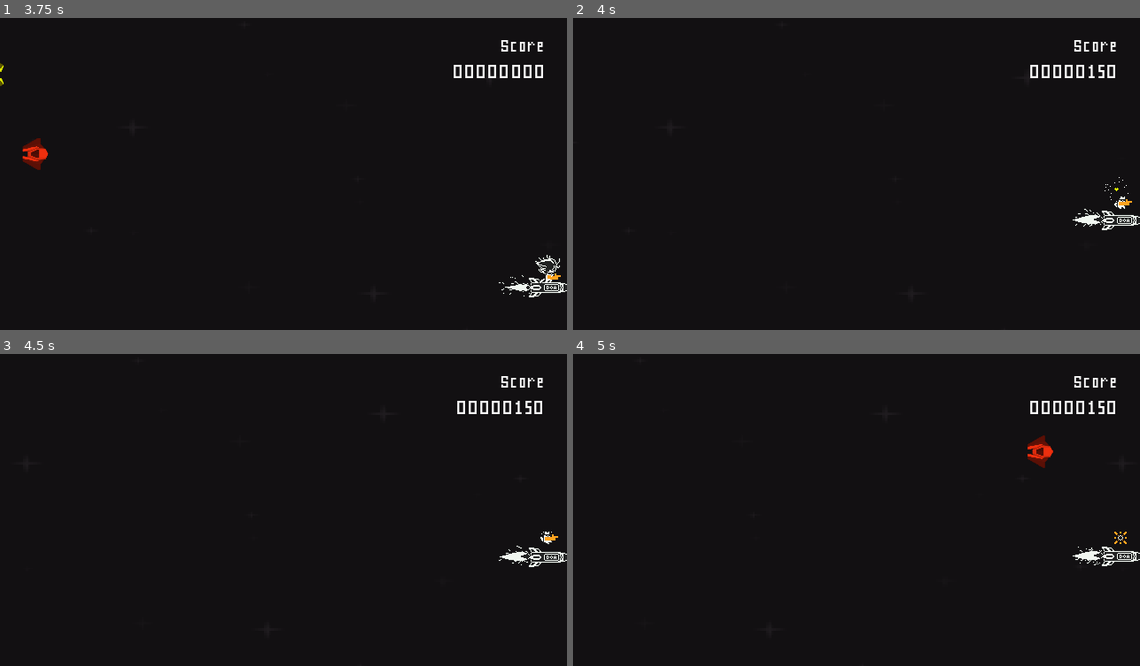
Above: before the commit, frames 1-4 (two rows, left to right).
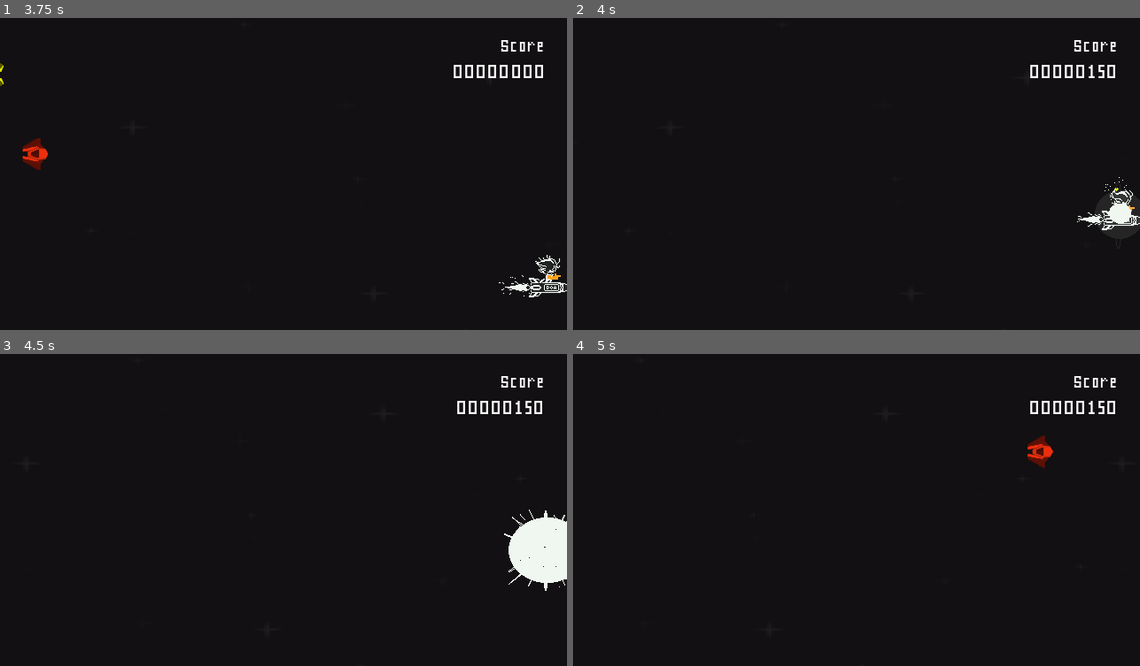
Above: after the commit, the same moments.

Repository: rnakkas/GodotSandbox
Game: Godot game, scene res://ShmupSandbox/Main/Scenes/main.tscn
The game is run twice, just before and just after one commit, with the same random seed, the same clock (stepped at 60 frames per second) and the same inputs.
Inputs (mouse positions are in pixels of both pictures, inside the frame that each line leads up to):
- Up to frame 1 (3.75 s): click "PLAY" at 0.5 s; move the mouse to (408, 155) at 1.27 s; hold D (move_right) 1.28-2.03 s; hold Space (shoot) 1.28-2.03 s; move the mouse to (170, 186) at 2.02 s; hold S (move_down) 2.03-2.78 s; tap Space (shoot) at 2.1, 3.6 s; move the mouse to (340, 102) at 2.77 s; hold D (move_right) 2.78-3.53 s; hold Space (shoot) 2.78-3.53 s; move the mouse to (255, 233) at 3.52 s; hold W (move_up) from 3.53 s (still down)
- Up to frame 2 (4 s): keep holding W (move_up)
- Up to frame 3 (4.5 s): move the mouse to (453, 553) at 4.27 s; release W (move_up) at 4.28 s; hold A (move_left) from 4.28 s (still down); hold Space (shoot) from 4.28 s (still down)
- Up to frame 4 (5 s): keep holding A (move_left); keep holding Space (shoot)

Frame 1 is identical in both runs. In frame 2, 0.4% of the frame differs, in the area x 88-100%, y 54-67%; in frame 3, 1.7%, in the area x 87-100%, y 49-76%; in frame 4, 0.3%.

Commit message:
added death animation

Diff:
--- a/ShmupSandbox/Player/Scenes/player_cat.tscn
+++ b/ShmupSandbox/Player/Scenes/player_cat.tscn
@@ -1,10 +1,10 @@
-[gd_scene load_steps=62 format=3 uid="uid://diqmrgjokhuyb"]
-
-[ext_resource type="Texture2D" uid="uid://bp43brerdsied" path="res://ShmupSandbox/Assets/Player/player_cat_sprite-v1.png" id="1_gdjmk"]
+[gd_scene load_steps=55 format=3 uid="uid://diqmrgjokhuyb"]
+
 [ext_resource type="Script" uid="uid://dkp2sd4d5myi" path="res://ShmupSandbox/Player/Scripts/player_cat.gd" id="1_m8806"]
 [ext_resource type="Texture2D" uid="uid://cc83l4ep22dak" path="res://ShmupSandbox/Assets/Player/muzzle_flash-v1.png" id="2_4ua8s"]
 [ext_resource type="Texture2D" uid="uid://b73e86kx0brmn" path="res://ShmupSandbox/Assets/Player/player_rocket-v1.png" id="3_wwta4"]
 [ext_resource type="Texture2D" uid="uid://ch2vyaqwwcs27" path="res://ShmupSandbox/Assets/Player/player_thruster-v1.png" id="4_uobwy"]
+[ext_resource type="Texture2D" uid="uid://de4bx2ufdb8mn" path="res://ShmupSandbox/Assets/Player/player_death-v1.png" id="5_unr50"]
 [ext_resource type="Texture2D" uid="uid://cxtlp1qpmmv15" path="res://ShmupSandbox/Assets/Player/player_cat_sprite-v2.png" id="5_uobwy"]
 
 [sub_resource type="AtlasTexture" id="AtlasTexture_15prd"]
@@ -135,70 +135,6 @@
 "speed": 12.0
 }]
 
-[sub_resource type="AtlasTexture" id="AtlasTexture_63x5m"]
-atlas = ExtResource("1_gdjmk")
-region = Rect2(0, 0, 32, 16)
-
-[sub_resource type="AtlasTexture" id="AtlasTexture_la8cv"]
-atlas = ExtResource("1_gdjmk")
-region = Rect2(32, 0, 32, 16)
-
-[sub_resource type="AtlasTexture" id="AtlasTexture_c22gi"]
-atlas = ExtResource("1_gdjmk")
-region = Rect2(64, 0, 32, 16)
-
-[sub_resource type="AtlasTexture" id="AtlasTexture_3ieww"]
-atlas = ExtResource("1_gdjmk")
-region = Rect2(96, 0, 32, 16)
-
-[sub_resource type="AtlasTexture" id="AtlasTexture_87rpy"]
-atlas = ExtResource("1_gdjmk")
-region = Rect2(128, 0, 32, 16)
-
-[sub_resource type="AtlasTexture" id="AtlasTexture_kxreh"]
-atlas = ExtResource("1_gdjmk")
-region = Rect2(160, 0, 32, 16)
-
-[sub_resource type="AtlasTexture" id="AtlasTexture_stxiy"]
-atlas = ExtResource("1_gdjmk")
-region = Rect2(192, 0, 32, 16)
-
-[sub_resource type="AtlasTexture" id="AtlasTexture_qgel6"]
-atlas = ExtResource("1_gdjmk")
-region = Rect2(224, 0, 32, 16)
-
-[sub_resource type="AtlasTexture" id="AtlasTexture_7idpd"]
-atlas = ExtResource("1_gdjmk")
-region = Rect2(256, 0, 32, 16)
-
-[sub_resource type="AtlasTexture" id="AtlasTexture_qes8l"]
-atlas = ExtResource("1_gdjmk")
-region = Rect2(288, 0, 32, 16)
-
-[sub_resource type="AtlasTexture" id="AtlasTexture_dk10s"]
-atlas = ExtResource("1_gdjmk")
-region = Rect2(320, 0, 32, 16)
-
-[sub_resource type="AtlasTexture" id="AtlasTexture_gm2ij"]
-atlas = ExtResource("1_gdjmk")
-region = Rect2(352, 0, 32, 16)
-
-[sub_resource type="AtlasTexture" id="AtlasTexture_wh1cf"]
-atlas = ExtResource("1_gdjmk")
-region = Rect2(384, 0, 32, 16)
-
-[sub_resource type="AtlasTexture" id="AtlasTexture_4jfh3"]
-atlas = ExtResource("1_gdjmk")
-region = Rect2(416, 0, 32, 16)
-
-[sub_resource type="AtlasTexture" id="AtlasTexture_k8t7p"]
-atlas = ExtResource("1_gdjmk")
-region = Rect2(448, 0, 32, 16)
-
-[sub_resource type="AtlasTexture" id="AtlasTexture_k00bc"]
-atlas = ExtResource("1_gdjmk")
-region = Rect2(480, 0, 32, 16)
-
 [sub_resource type="AtlasTexture" id="AtlasTexture_unr50"]
 atlas = ExtResource("5_uobwy")
 region = Rect2(0, 0, 32, 32)
@@ -241,59 +177,6 @@
 
 [sub_resource type="SpriteFrames" id="SpriteFrames_7hbcm"]
 animations = [{
-"frames": [{
-"duration": 1.0,
-"texture": SubResource("AtlasTexture_63x5m")
-}, {
-"duration": 1.0,
-"texture": SubResource("AtlasTexture_la8cv")
-}, {
-"duration": 1.0,
-"texture": SubResource("AtlasTexture_c22gi")
-}, {
-"duration": 1.0,
-"texture": SubResource("AtlasTexture_3ieww")
-}, {
-"duration": 1.0,
-"texture": SubResource("AtlasTexture_87rpy")
-}, {
-"duration": 1.0,
-"texture": SubResource("AtlasTexture_kxreh")
-}, {
-"duration": 1.0,
-"texture": SubResource("AtlasTexture_stxiy")
-}, {
-"duration": 1.0,
-"texture": SubResource("AtlasTexture_qgel6")
-}, {
-"duration": 1.0,
-"texture": SubResource("AtlasTexture_7idpd")
-}, {
-"duration": 1.0,
-"texture": SubResource("AtlasTexture_qes8l")
-}, {
-"duration": 1.0,
-"texture": SubResource("AtlasTexture_dk10s")
-}, {
-"duration": 1.0,
-"texture": SubResource("AtlasTexture_gm2ij")
-}, {
-"duration": 1.0,
-"texture": SubResource("AtlasTexture_wh1cf")
-}, {
-"duration": 1.0,
-"texture": SubResource("AtlasTexture_4jfh3")
-}, {
-"duration": 1.0,
-"texture": SubResource("AtlasTexture_k8t7p")
-}, {
-"duration": 1.0,
-"texture": SubResource("AtlasTexture_k00bc")
-}],
-"loop": false,
-"name": &"death",
-"speed": 12.0
-}, {
 "frames": [{
 "duration": 1.0,
 "texture": SubResource("AtlasTexture_unr50")
@@ -335,6 +218,76 @@
 "speed": 15.0
 }]
 
+[sub_resource type="AtlasTexture" id="AtlasTexture_63x5m"]
+atlas = ExtResource("5_unr50")
+region = Rect2(0, 0, 104, 96)
+
+[sub_resource type="AtlasTexture" id="AtlasTexture_la8cv"]
+atlas = ExtResource("5_unr50")
+region = Rect2(104, 0, 104, 96)
+
+[sub_resource type="AtlasTexture" id="AtlasTexture_c22gi"]
+atlas = ExtResource("5_unr50")
+region = Rect2(208, 0, 104, 96)
+
+[sub_resource type="AtlasTexture" id="AtlasTexture_3ieww"]
+atlas = ExtResource("5_unr50")
+region = Rect2(312, 0, 104, 96)
+
+[sub_resource type="AtlasTexture" id="AtlasTexture_87rpy"]
+atlas = ExtResource("5_unr50")
+region = Rect2(416, 0, 104, 96)
+
+[sub_resource type="AtlasTexture" id="AtlasTexture_kxreh"]
+atlas = ExtResource("5_unr50")
+region = Rect2(520, 0, 104, 96)
+
+[sub_resource type="AtlasTexture" id="AtlasTexture_stxiy"]
+atlas = ExtResource("5_unr50")
+region = Rect2(624, 0, 104, 96)
+
+[sub_resource type="AtlasTexture" id="AtlasTexture_qgel6"]
+atlas = ExtResource("5_unr50")
+region = Rect2(728, 0, 104, 96)
+
+[sub_resource type="SpriteFrames" id="SpriteFrames_7idpd"]
+animations = [{
+"frames": [{
+"duration": 1.0,
+"texture": SubResource("AtlasTexture_63x5m")
+}, {
+"duration": 1.0,
+"texture": SubResource("AtlasTexture_la8cv")
+}, {
+"duration": 1.0,
+"texture": SubResource("AtlasTexture_c22gi")
+}, {
+"duration": 1.0,
+"texture": SubResource("AtlasTexture_3ieww")
+}, {
+"duration": 1.0,
+"texture": SubResource("AtlasTexture_87rpy")
+}, {
+"duration": 1.0,
+"texture": SubResource("AtlasTexture_kxreh")
+}, {
+"duration": 1.0,
+"texture": SubResource("AtlasTexture_stxiy")
+}, {
+"duration": 1.0,
+"texture": SubResource("AtlasTexture_qgel6")
+}, {
+"duration": 1.0,
+"texture": null
+}, {
+"duration": 1.0,
+"texture": null
+}],
+"loop": false,
+"name": &"death",
+"speed": 12.0
+}]
+
 [sub_resource type="CapsuleShape2D" id="CapsuleShape2D_gdjmk"]
 radius = 5.0
 height = 14.0
@@ -404,12 +357,13 @@
 [sub_resource type="CircleShape2D" id="CircleShape2D_uobwy"]
 radius = 15.0333
 
-[node name="player_cat" type="CharacterBody2D"]
+[node name="player_cat" type="CharacterBody2D" node_paths=PackedStringArray("sprites_list")]
 collision_mask = 28
 script = ExtResource("1_m8806")
 _acceleration = 1800.0
 _damping = 2000.0
 fire_rate = 5.0
+sprites_list = [NodePath("rocket"), NodePath("rocket/thruster"), NodePath("rocket/body"), NodePath("death"), NodePath("muzzle/muzzle_flash")]
 
 [node name="rocket" type="AnimatedSprite2D" parent="."]
 unique_name_in_owner = true
@@ -427,10 +381,18 @@
 unique_name_in_owner = true
 z_index = 1
 position = Vector2(-0.95238, -24.2381)
-scale = Vector2(1, 1)
 sprite_frames = SubResource("SpriteFrames_7hbcm")
 animation = &"idle"
 autoplay = "idle"
+
+[node name="death" type="AnimatedSprite2D" parent="."]
+unique_name_in_owner = true
+visible = false
+position = Vector2(-11, -6)
+sprite_frames = SubResource("SpriteFrames_7idpd")
+animation = &"death"
+frame = 9
+frame_progress = 1.0
 
 [node name="collider_body" type="CollisionShape2D" parent="."]
 position = Vector2(-1.19209e-07, -16)
@@ -453,7 +415,7 @@
 position = Vector2(8, 1)
 scale = Vector2(1.8, 1.8)
 sprite_frames = SubResource("SpriteFrames_gdjmk")
-animation = &"shoot"
+animation = &"idle"
 autoplay = "idle"
 
 [node name="hurtbox" type="Area2D" parent="."]
--- a/ShmupSandbox/Player/Scripts/player_cat.gd
+++ b/ShmupSandbox/Player/Scripts/player_cat.gd
@@ -14,6 +14,9 @@
 @onready var rocket : AnimatedSprite2D = %rocket
 @onready var thruster : AnimatedSprite2D = %thruster
 @onready var muzzle_flash: AnimatedSprite2D = %muzzle_flash
+@onready var death : AnimatedSprite2D = %death
+
+@export var sprites_list : Array[AnimatedSprite2D] = []
 
 ## Muzzle
 @onready var muzzle : Marker2D = %muzzle
@@ -31,10 +34,20 @@
 var is_dead : bool
 
 func _ready() -> void:
-	body.play("idle")
-	rocket.play("idle")
-	thruster.play("idle")
-	muzzle_flash.play("idle")
+	sprites_list = [
+		body,
+		rocket,
+		thruster,
+		muzzle_flash,
+		death
+	]
+
+	for sprite:int in range(sprites_list.size()):
+		if sprites_list[sprite] == death:
+			sprites_list[sprite].visible = false
+		else:
+			sprites_list[sprite].visible = true
+			sprites_list[sprite].play("idle")
 
 	viewport_size = get_viewport_rect().size
 	shooting_cooldown_time = 1/fire_rate
@@ -101,8 +114,13 @@
 	hurtbox.set_deferred("monitoring", false)
 	hurtbox.set_deferred("monitorable", false)
 
-	muzzle_flash.play("idle")
-	body.play("death")
-	await body.animation_finished
+	for sprite:int in range(sprites_list.size()):
+		if sprites_list[sprite] == death:
+			sprites_list[sprite].visible = true
+			sprites_list[sprite].play("death")
+		else:
+			sprites_list[sprite].visible = false
+
+	await death.animation_finished
 
 	queue_free()
Binary file added: ShmupSandbox/Assets/Player/player_death-v1.png
Not shown, added: ShmupSandbox/Assets/Player/player_death-v1.png.import
